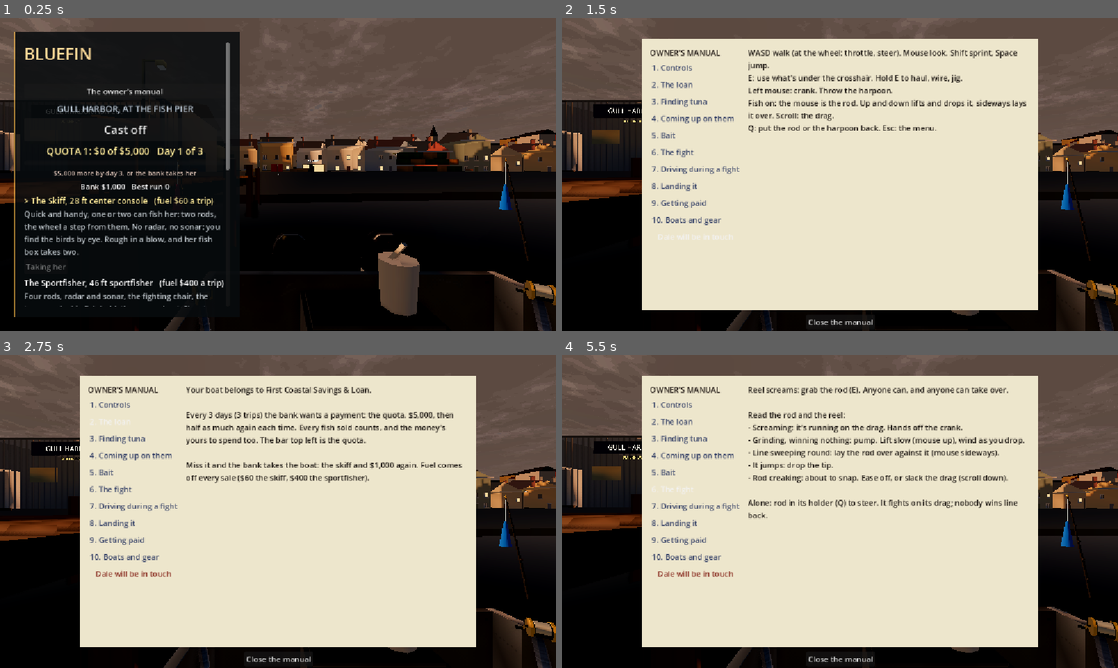
Above: before the commit, frames 1-4 (two rows, left to right).
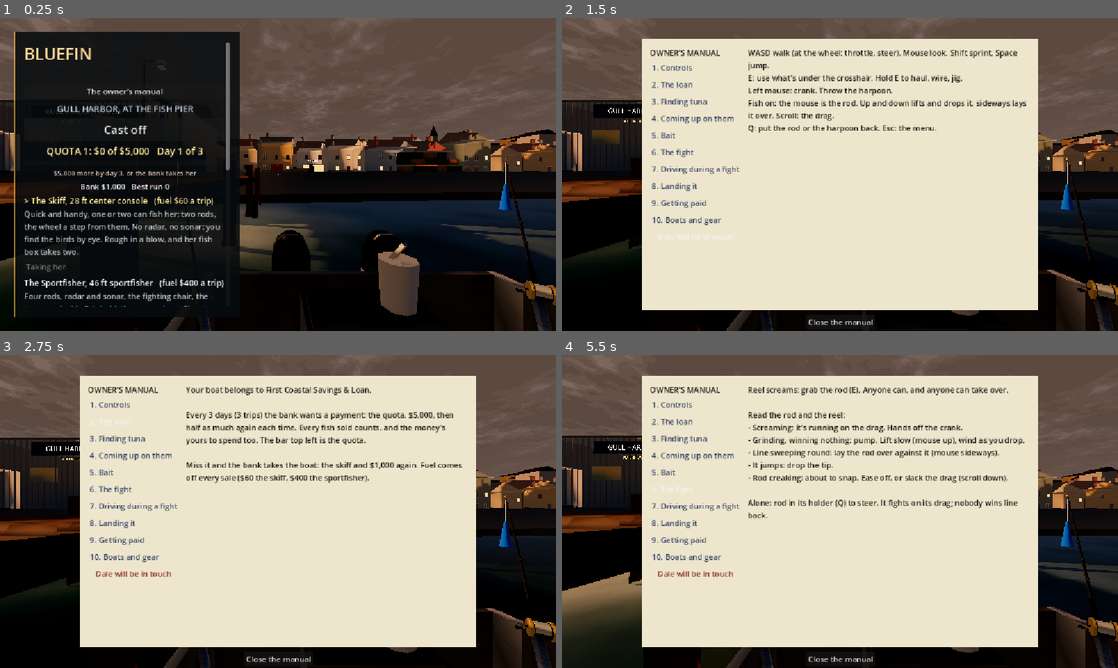
Above: after the commit, the same moments.

Repository: Kortev/Gull-Harbor
Game: Godot game, scene res://sea/sea.tscn
The game is run twice, just before and just after one commit, with the same random seed, the same clock (stepped at 60 frames per second) and the same inputs.
Inputs:
- Up to frame 1 (0.25 s): no input
- Up to frame 2 (1.5 s): click "The owner's manual" at 0.5 s; click "Dale's tips again" at 1.25 s
- Up to frame 3 (2.75 s): click "2. The loan" at 2 s
- Up to frame 4 (5.5 s): click "3. Finding tuna" at 2.75 s; click "4. Coming up on them" at 3.5 s; click "5. Bait" at 4.25 s; click "6. The fight" at 5 s

The runs differ from the first frame. In frame 1, 7.3% of the frame differs, in the area x 0-100%, y 58-86%; in frame 2, 0.5%; in frame 3, 0.2%; in frame 4, 3.7%.

Commit message:
Surf on the open coast: waves rolling in, breaking in sections, a wash at the edge
The coast no longer flattens the swell. Along the open shore (not in the harbour) lines of waves come in, growing
and steepening over the last few hundred metres, breaking in lacy white along their crests in sections, a trail
of foam behind; the wash runs up and back at the water's edge, and the shallows show sandy green. The boat rides
the same surf (the CPU heights have it too).

Co-Authored-By: Claude Opus 5.5 <noreply@anthropic.com>

Diff:
--- a/sea/ocean.gd
+++ b/sea/ocean.gd
@@ -392,6 +392,7 @@
 		out.x += w[6] * a * w[0] * c
 		out.z += w[6] * a * w[1] * c
 		out.y += a * sin(th)
+	out += _surf_at(p, t)
 	return out * (1.0 - smoothstep(FADE.x, FADE.y, from_middle.length())) * _calm_at(p)
 
 
@@ -418,10 +419,32 @@
 	sz += 220.0 * exp(-(x * x) / (2.0 * 260.0 * 260.0))
 	sz -= 330.0 * exp(-((x - 1150.0) * (x - 1150.0)) / (2.0 * 240.0 * 240.0))
 	var d := sz - p.y
-	var k := Vector2(lerpf(0.55, 1.0, smoothstep(20.0, 700.0, d)), lerpf(0.7, 1.0, smoothstep(0.0, 250.0, d)))
+	var k := Vector2(lerpf(0.85, 1.0, smoothstep(0.0, 300.0, d)), lerpf(0.8, 1.0, smoothstep(0.0, 150.0, d)))
 	var e := (p - Vector2(0.0, 2170.0)) / Vector2(300.0, 150.0)
 	var inside := 1.0 - smoothstep(0.75, 1.05, e.length())
 	return k.lerp(Vector2(0.07, 0.25), inside)
+
+
+## The surf rolling into the open coast (the shader's surf_at, the same): how far the water's moved by it at world p.
+const SURF_K := TAU / 34.0
+const SURF_Q := 2.5
+var surf_height := 1.0
+
+
+func _surf_at(p: Vector2, t: float) -> Vector3:
+	var x := p.x
+	var sz := 1900.0 + 140.0 * sin(x / 1100.0 + 0.5) + 50.0 * sin(x / 370.0 + 2.0)
+	sz += 220.0 * exp(-(x * x) / (2.0 * 260.0 * 260.0))
+	sz -= 330.0 * exp(-((x - 1150.0) * (x - 1150.0)) / (2.0 * 240.0 * 240.0))
+	var d := sz - p.y
+	if d > 420.0 or d < -1.0:
+		return Vector3.ZERO
+	var e := (p - Vector2(0.0, 2170.0)) / Vector2(300.0, 150.0)
+	var sect := 0.45 + 1.1 * _swirl(_swirl_g, Vector2(x / 420.0 + 0.17, 0.61))
+	var env := smoothstep(420.0, 90.0, d) * smoothstep(-1.0, 14.0, d) * smoothstep(0.85, 1.25, e.length()) * sect
+	var a := surf_height * env
+	var th := SURF_K * d + sqrt(G * SURF_K) * 0.85 * t + sin(x / 160.0) * 2.2
+	return Vector3(0.0, a * cos(th), SURF_Q * a * sin(th))
 
 
 func _calm_at(p: Vector2) -> float:
@@ -475,6 +498,9 @@
 	_mat.set_shader_parameter("wave_count", wa.size())
 	_mat.set_shader_parameter("swell_count", mini(SHADER_SWELL, SWELL_N))
 	_mat.set_shader_parameter("fft_gain", hs)
+	# the surf: the bigger the swell, the bigger it breaks on the coast
+	surf_height = swell * 0.17
+	_mat.set_shader_parameter("surf_height", surf_height)
 	if _fft != null:
 		_fft.chops = PackedFloat32Array([q[0], q[1], q[2]])
 	_mat.set_shader_parameter("steep", _steep)
--- a/sea/ocean.gdshader
+++ b/sea/ocean.gdshader
@@ -117,10 +117,38 @@
 // (ocean.gd's _shelter_at, the same).
 vec2 shelter_at(vec2 p) {
 	float d = shore_z(p.x) - p.y;
-	vec2 k = vec2(mix(0.55, 1.0, smoothstep(20.0, 700.0, d)), mix(0.7, 1.0, smoothstep(0.0, 250.0, d)));
+	vec2 k = vec2(mix(0.85, 1.0, smoothstep(0.0, 300.0, d)), mix(0.8, 1.0, smoothstep(0.0, 150.0, d)));
 	vec2 e = (p - vec2(0.0, 2170.0)) / vec2(300.0, 150.0);
 	float inside = 1.0 - smoothstep(0.75, 1.05, length(e));
 	return mix(k, vec2(0.07, 0.25), inside);
+}
+
+// The surf (ocean.gd's _surf_at, the same): along the open coast the swell feels the bottom and comes in as lines of
+// waves rolling toward the shore, growing and steepening over the last few hundred metres, breaking in sections,
+// gone at the water's edge in a wash of foam. Not in the harbour. Returns how far the water's moved (x, y, z) and,
+// in w, its phase (cos: 1 on a crest).
+uniform float surf_height = 1.0;
+const float SURF_K = 6.28318 / 34.0;
+const float SURF_Q = 2.5;
+
+float surf_env(vec2 p) {
+	float d = shore_z(p.x) - p.y;
+	vec2 e = (p - vec2(0.0, 2170.0)) / vec2(300.0, 150.0);
+	float outside = smoothstep(0.85, 1.25, length(e));
+	// (the sets along the shore: it breaks in sections, bigger here, smaller there)
+	float sect = 0.45 + 1.1 * textureLod(swirl, vec2(p.x / 420.0 + 0.17, 0.61), 0.0).g;
+	return smoothstep(420.0, 90.0, d) * smoothstep(-1.0, 14.0, d) * outside * sect;
+}
+
+float surf_phase(vec2 p, float t) {
+	float d = shore_z(p.x) - p.y;
+	return SURF_K * d + sqrt(9.81 * SURF_K) * 0.85 * t + sin(p.x / 160.0) * 2.2;
+}
+
+vec4 surf_at(vec2 p, float t) {
+	float a = surf_height * surf_env(p);
+	float th = surf_phase(p, t);
+	return vec4(0.0, a * cos(th), SURF_Q * a * sin(th), cos(th));
 }
 
 // how rough the chop is here (patches drifting with the wind), how strong the swell, how bent
@@ -189,6 +217,7 @@
 		vec4 a2 = textureLod(fft_a2, tile_uv(wq, fft_size.z), 0.0);
 		d = tg.x * a0.xzy + tg.y * a1.xzy + tg.z * a2.xzy;
 	}
+	d += surf_at(wq, wave_time).xyz;
 	for (int i = 0; i < 32; i++) {
 		if (i >= wave_count || fft_on) {
 			break;
@@ -313,6 +342,22 @@
 	// and a hurricane's: whole slopes downwind of the crests gone white, in drifting patches
 	float patch = texture(noise, vec2(along.x * 0.004, along.y * 0.012) + vec2(wave_time * 0.006, 0.0)).r;
 	foam = max(foam, white * smoothstep(0.35, 0.75, patch + h * 0.35) * smoothstep(0.15, 0.6, crest + grain * 0.4));
+	// the surf: white along a breaking crest and spilling down its face, a trail of it behind, the wash at the edge
+	float sd = shore_z(q.x) - q.y;
+	float senv = surf_env(q);
+	if (senv > 0.001) {
+		float sth = surf_phase(q, wave_time);
+		float breaking = smoothstep(260.0, 60.0, sd) * smoothstep(0.25, 0.8, senv);
+		// (lace: the noise at two sizes tears it into ragged white, thickest right on the crest)
+		float lace = grain * 0.6 + texture(noise, qk * 0.21).r * 0.4;
+		float on_crest = smoothstep(0.84, 0.98, cos(sth) + (lace - 0.5) * 0.4);
+		float trail = smoothstep(0.62, 0.92, cos(sth - 0.8) + (lace - 0.5) * 0.9) * smoothstep(0.35, 0.65, lace) * 0.75;
+		foam = max(foam, (on_crest + trail) * breaking * (1.0 - far * 0.6));
+	}
+	float wash = smoothstep(16.0, 2.0, sd + (grain - 0.5) * 8.0 + sin(wave_time * 0.9 + q.x * 0.05) * 3.0);
+	foam = max(foam, wash * 0.85 * smoothstep(-2.0, 1.0, sd));
+	// the shallows: the bottom showing through, sandy green, over the last stretch to the shore
+	col = mix(col, vec3(0.16, 0.42, 0.38), smoothstep(160.0, 15.0, sd) * smoothstep(-5.0, 5.0, sd) * 0.55);
 	// the swell breaking round the legs
 	for (int i = 0; i < 8; i++) {
 		if (i >= leg_count) {
